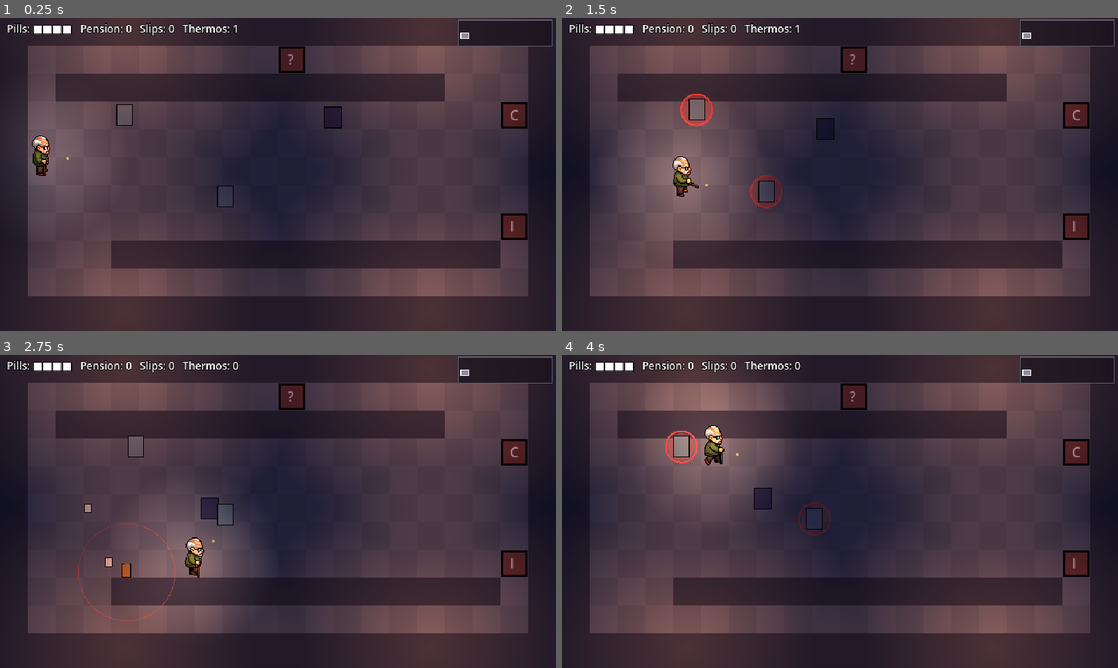
Above: before the commit, frames 1-4 (two rows, left to right).
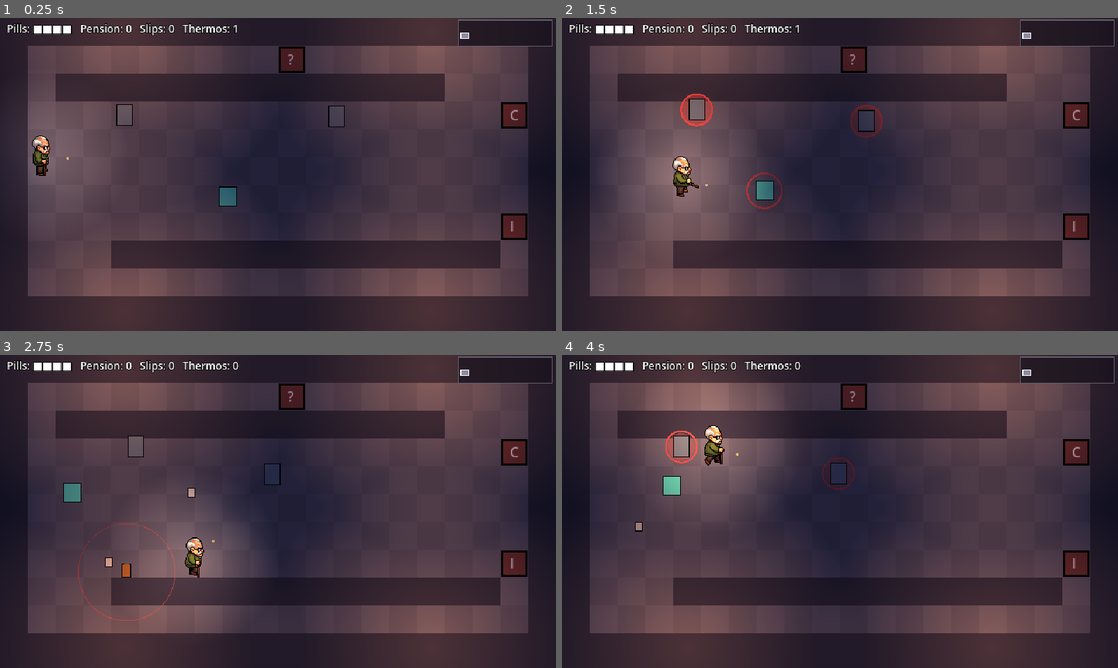
Above: after the commit, the same moments.

Repository: B1nKaTa/game
Game: Godot game, scene res://scenes/floor.tscn
Same seed, same stepped clock (60 frames per second), same inputs: the game is played once before the commit and once after it. This scene is started directly instead of the project's main scene.
Inputs (mouse positions are in pixels of both pictures, inside the frame that each line leads up to):
- Up to frame 1 (0.25 s): no input
- Up to frame 2 (1.5 s): tap Enter (ui_accept) at 0.5, 0.77 s; move the mouse to (962, 158) at 0.52 s; hold D (move_right) 0.53-1.28 s; hold E (interact) 0.53-1.28 s; click (962, 158) at 0.67 s; move the mouse to (728, 190) at 1.27 s; hold S (move_down) from 1.28 s (still down); click (728, 190) at 1.35 s
- Up to frame 3 (2.75 s): tap Enter (ui_accept) at 1.52 s; tap E (interact) at 1.55 s; move the mouse to (333, 442) at 2.02 s; release S (move_down) at 2.03 s; hold D (move_right) from 2.03 s (still down); hold E (interact) from 2.03 s (still down); tap Q (bomb) at 2.1 s
- Up to frame 4 (4 s): move the mouse to (812, 574) at 2.77 s; release D (move_right) at 2.78 s; release E (interact) at 2.78 s; hold W (move_up) 2.78-3.53 s; tap Space (dodge) at 2.85 s; click (812, 574) at 2.92 s; tap Enter (ui_accept) at 3.02, 3.77 s; tap E (interact) at 3.05 s; move the mouse to (1006, 558) at 3.52 s; hold A (move_left) from 3.53 s (still down); hold E (interact) from 3.53 s (still down)

The runs differ from the first frame. In frame 1, 0.5% of the frame differs, in the area x 39-62%, y 28-61%; in frame 2, 0.8%, in the area x 33-58%, y 27-62%; in frame 3, 0.6%; in frame 4, 0.7%.

Commit message:
Add a locked treasure room to every floor
It hangs off a room alone in its layer, so a route choice can't hide it.
One Permission Slip opens the door for good, and the room offers a choice
of three items.

Co-Authored-By: Claude Opus 5.5 <noreply@anthropic.com>

Diff:
--- /dev/null
+++ b/data/rooms/floor_1/treasure_01.tres
@@ -0,0 +1,20 @@
+[gd_resource type="Resource" script_class="RoomLayout" load_steps=2 format=3]
+
+[ext_resource type="Script" path="res://scripts/content/room_layout.gd" id="1"]
+
+[resource]
+script = ExtResource("1")
+room_type = "treasure"
+rows = PackedStringArray(
+"####################",
+"#..................#",
+"#..##..........##..#",
+"#..................#",
+"#..................#",
+"#.......I.I.I......#",
+"#..................#",
+"#..................#",
+"#..##..........##..#",
+"#..................#",
+"####################"
+)
--- /dev/null
+++ b/data/rooms/floor_1/treasure_02.tres
@@ -0,0 +1,20 @@
+[gd_resource type="Resource" script_class="RoomLayout" load_steps=2 format=3]
+
+[ext_resource type="Script" path="res://scripts/content/room_layout.gd" id="1"]
+
+[resource]
+script = ExtResource("1")
+room_type = "treasure"
+rows = PackedStringArray(
+"####################",
+"#..................#",
+"#.....#......#.....#",
+"#.........I........#",
+"#..................#",
+"#............I.....#",
+"#..................#",
+"#.........I........#",
+"#.....#......#.....#",
+"#..................#",
+"####################"
+)
--- a/scripts/content/room_layout.gd
+++ b/scripts/content/room_layout.gd
@@ -7,6 +7,7 @@
 const TYPE_SIDE := "side"
 const TYPE_MINI_BOSS := "mini_boss"
 const TYPE_FLOOR_BOSS := "floor_boss"
+const TYPE_TREASURE := "treasure"
 const WIDTH := 20
 const HEIGHT := 11
 const ENTRY := Vector2i(1, 5)
@@ -14,6 +15,7 @@
 const EXIT_B := Vector2i(18, 7)
 const EXIT_CELLS: Array[Vector2i] = [EXIT_A, EXIT_B]
 const SIDE_DOOR := Vector2i(10, 1)
+const TREASURE_DOOR := Vector2i(10, 9)
 const SIDE_ROOM_SPAWN := Vector2i(2, 5)
 const ALLOWED := "#.EIHTBXC"
 const SYMBOL_WALL := "#"
@@ -26,6 +28,7 @@
 	TYPE_SIDE: {"T": 1},
 	TYPE_MINI_BOSS: {"B": 1},
 	TYPE_FLOOR_BOSS: {"B": 1},
+	TYPE_TREASURE: {"I": 3},
 }
 
 @export var room_type: String = ""
@@ -57,10 +60,10 @@
 	for symbol in required:
 		if cells_of(symbol).size() < required[symbol]:
 			errors.append("needs at least %d '%s'" % [required[symbol], symbol])
-	for anchor in [ENTRY, EXIT_A, EXIT_B, SIDE_DOOR]:
+	for anchor in [ENTRY, EXIT_A, EXIT_B, SIDE_DOOR, TREASURE_DOOR]:
 		if rows[anchor.y][anchor.x] != ".":
 			errors.append("door cell must be floor at %s" % str(anchor))
-	if room_type == TYPE_SIDE and rows[SIDE_ROOM_SPAWN.y][SIDE_ROOM_SPAWN.x] != ".":
+	if room_type in [TYPE_SIDE, TYPE_TREASURE] and rows[SIDE_ROOM_SPAWN.y][SIDE_ROOM_SPAWN.x] != ".":
 		errors.append("side room spawn cell must be floor at %s" % str(SIDE_ROOM_SPAWN))
 	if not errors.is_empty():
 		return errors
@@ -73,7 +76,7 @@
 				errors.append("cell cannot be reached at %s" % str(cell))
 			if MUST_REACH_WITHOUT_BREAKING.contains(rows[y][x]) and not open.has(cell):
 				errors.append("needs a bomb to reach '%s' at %s" % [rows[y][x], str(cell)])
-	for anchor in [EXIT_A, EXIT_B, SIDE_DOOR]:
+	for anchor in [EXIT_A, EXIT_B, SIDE_DOOR, TREASURE_DOOR]:
 		if not open.has(anchor):
 			errors.append("needs a bomb to reach the door at %s" % str(anchor))
 	return errors
--- a/scripts/core/floor_builder.gd
+++ b/scripts/core/floor_builder.gd
@@ -33,6 +33,7 @@
 	map.start_id = 0
 	map.boss_id = previous[0].id
 	_attach_side_rooms(map, picker, rng)
+	_attach_treasure_room(map, picker, rng)
 	return map
 
 
@@ -94,6 +95,24 @@
 		room.side_id = side.id
 
 
+# It only hangs off a room alone in its layer, so choosing a route can never hide it.
+static func _attach_treasure_room(map: FloorMap, picker: _LayoutPicker, rng: RandomNumberGenerator) -> void:
+	var layout := picker.pick(RoomLayout.TYPE_TREASURE)
+	if layout == null:
+		return
+	var in_layer := {}
+	for room in map.main_rooms():
+		in_layer[room.layer] = in_layer.get(room.layer, 0) + 1
+	var options: Array[FloorRoom] = []
+	for room in map.main_rooms():
+		if in_layer[room.layer] == 1 and room.id != map.start_id and room.id != map.boss_id:
+			options.append(room)
+	var parent := options[rng.randi_range(0, options.size() - 1)]
+	var treasure := _add_room(map, parent.layer, RoomLayout.TYPE_TREASURE, layout)
+	treasure.parent_id = parent.id
+	parent.treasure_id = treasure.id
+
+
 class _LayoutPicker:
 	var _by_type: Dictionary
 	var _rng: RandomNumberGenerator
--- a/scripts/core/floor_map.gd
+++ b/scripts/core/floor_map.gd
@@ -13,7 +13,7 @@
 func main_rooms() -> Array[FloorRoom]:
 	var list: Array[FloorRoom] = []
 	for candidate in rooms:
-		if candidate.room_type != RoomLayout.TYPE_SIDE:
+		if not candidate.is_detour():
 			list.append(candidate)
 	return list
 
--- a/scripts/core/floor_progress.gd
+++ b/scripts/core/floor_progress.gd
@@ -17,7 +17,7 @@
 	_visited.append(room_id)
 	_came_from[room_id] = from_id
 	var room := _map.room(room_id)
-	if room.room_type != RoomLayout.TYPE_SIDE:
+	if not room.is_detour():
 		_chosen_in_layer[room.layer] = room_id
 
 
@@ -31,14 +31,14 @@
 
 func is_sealed(room_id: int) -> bool:
 	var room := _map.room(room_id)
-	if room.room_type == RoomLayout.TYPE_SIDE:
+	if room.is_detour():
 		return false
 	return _chosen_in_layer.get(room.layer, room_id) != room_id
 
 
 func previous_of(room_id: int) -> int:
 	var room := _map.room(room_id)
-	if room.room_type == RoomLayout.TYPE_SIDE:
+	if room.is_detour():
 		return room.parent_id
 	return _came_from.get(room_id, -1)
 
@@ -51,13 +51,15 @@
 
 func arrival_cell(to_id: int, from_id: int) -> Vector2i:
 	var to_room := _map.room(to_id)
-	if to_room.room_type == RoomLayout.TYPE_SIDE:
+	if to_room.is_detour():
 		return RoomLayout.SIDE_ROOM_SPAWN
 	if from_id == -1:
 		return RoomLayout.ENTRY
 	var from_room := _map.room(from_id)
 	if from_room.room_type == RoomLayout.TYPE_SIDE:
 		return RoomLayout.SIDE_DOOR
+	if from_room.room_type == RoomLayout.TYPE_TREASURE:
+		return RoomLayout.TREASURE_DOOR
 	if to_room.layer > from_room.layer:
 		return RoomLayout.ENTRY
 	return RoomLayout.EXIT_CELLS[to_room.exits.find(from_id)]
--- a/scripts/core/floor_room.gd
+++ b/scripts/core/floor_room.gd
@@ -7,4 +7,10 @@
 var layout: RoomLayout
 var exits: Array[int] = []
 var side_id: int = -1
+var treasure_id: int = -1
 var parent_id: int = -1
+
+
+# A detour hangs off a room on the route, so entering it never chooses a route.
+func is_detour() -> bool:
+	return room_type == RoomLayout.TYPE_SIDE or room_type == RoomLayout.TYPE_TREASURE
--- a/scripts/scenes/floor_scene.gd
+++ b/scripts/scenes/floor_scene.gd
@@ -58,7 +58,7 @@
 
 func debug_take_first_exit() -> void:
 	var room := _map.room(_current_id)
-	if room.room_type == RoomLayout.TYPE_SIDE:
+	if room.is_detour():
 		_enter_room(room.parent_id)
 	elif not room.exits.is_empty():
 		_enter_room(room.exits[0])
--- a/scripts/ui/floor_map_view.gd
+++ b/scripts/ui/floor_map_view.gd
@@ -10,6 +10,7 @@
 	RoomLayout.TYPE_SIDE: Color("a78bda"),
 	RoomLayout.TYPE_MINI_BOSS: Color("ff9a3c"),
 	RoomLayout.TYPE_FLOOR_BOSS: Color("ffd24a"),
+	RoomLayout.TYPE_TREASURE: Color("67f0d0"),
 }
 const PANEL_COLOR := Color(0.09, 0.07, 0.11, 0.65)
 const BIG_PANEL_COLOR := Color(0.09, 0.07, 0.11, 0.95)
@@ -23,7 +24,7 @@
 const BIG_SPACING := Vector2(60, 46)
 const BIG_ROOM := Vector2(40, 30)
 const BIG_MARGIN := Vector2(38, 58)
-const LEGEND := "C Combat    I Item    H Healing    ? Side room    M Mini boss    B Boss"
+const LEGEND := "C Combat    I Item    H Healing    ? Side room    T Treasure    M Mini boss    B Boss"
 const TITLE := "Floor Map"
 const CLOSE_HINT := "M: Close"
 
@@ -39,6 +40,9 @@
 	if room.room_type == RoomLayout.TYPE_SIDE:
 		var parent := map_position(map, map.room(room.parent_id))
 		return Vector2(parent.x, parent.y - 1.0 if parent.y < 1.0 else parent.y + 1.0)
+	if room.room_type == RoomLayout.TYPE_TREASURE:
+		var parent := map_position(map, map.room(room.parent_id))
+		return Vector2(parent.x, parent.y + 1.0)
 	var in_layer: Array[FloorRoom] = []
 	for candidate in map.main_rooms():
 		if candidate.layer == room.layer:
--- a/scripts/world/door.gd
+++ b/scripts/world/door.gd
@@ -2,16 +2,22 @@
 extends Node2D
 
 signal entered(target_id: int)
+signal key_spent
 
 const ENTER_RADIUS := 18.0
+const KEY_PROMPT := "E: Use Slip"
+const NO_KEY_PROMPT := "Needs a Slip"
 
 var locked := true
 var sealed := false
+var requires_key := false
+var has_key := Callable()
 var _target_id := -1
 var _icon := "?"
 var _player: Node2D
 var _used := false
 var _armed := false
+var _near := false
 
 
 # A door only works after the player has stepped away from it, so arriving on one doesn't bounce them back.
@@ -19,8 +25,12 @@
 	return armed or not in_range
 
 
-static func should_enter(is_locked: bool, is_sealed: bool, used: bool, armed: bool, in_range: bool) -> bool:
-	return armed and in_range and not (is_locked or is_sealed or used)
+static func should_enter(is_locked: bool, is_sealed: bool, needs_key: bool, used: bool, armed: bool, in_range: bool) -> bool:
+	return armed and in_range and not (is_locked or is_sealed or needs_key or used)
+
+
+static func can_spend_key(needs_key: bool, is_locked: bool, in_range: bool, player_has_key: bool) -> bool:
+	return needs_key and not is_locked and in_range and player_has_key
 
 
 func setup(target_id: int, icon: String, player: Node2D) -> void:
@@ -42,15 +52,25 @@
 	queue_redraw()
 	if not is_instance_valid(_player):
 		return
-	var in_range := global_position.distance_to(_player.global_position) <= ENTER_RADIUS
-	_armed = next_armed(_armed, in_range)
-	if should_enter(locked, sealed, _used, _armed, in_range):
+	_near = global_position.distance_to(_player.global_position) <= ENTER_RADIUS
+	_armed = next_armed(_armed, _near)
+	if Input.is_action_just_pressed("interact") and can_spend_key(requires_key, locked, _near, _player_has_key()):
+		requires_key = false
+		key_spent.emit()
+		return
+	if should_enter(locked, sealed, requires_key, _used, _armed, _near):
 		_used = true
 		entered.emit(_target_id)
 
 
+func _player_has_key() -> bool:
+	return has_key.is_valid() and has_key.call()
+
+
 func _draw() -> void:
 	var color := Color("7a3b3b") if locked else Color("c98a3c")
+	if requires_key and not locked:
+		color = Color("5d4a8c")
 	if sealed:
 		color = Color("2c2833")
 	draw_rect(Rect2(-14, -14, 28, 28), color)
@@ -60,3 +80,6 @@
 		draw_line(Vector2(-9, 9), Vector2(9, -9), Color("625e6f"), 2.0)
 		return
 	draw_string(ThemeDB.fallback_font, Vector2(-5, 6), _icon, HORIZONTAL_ALIGNMENT_LEFT, -1, 16, Color.WHITE)
+	if requires_key and not locked and _near:
+		var prompt := KEY_PROMPT if _player_has_key() else NO_KEY_PROMPT
+		draw_string(ThemeDB.fallback_font, Vector2(18, 4), prompt, HORIZONTAL_ALIGNMENT_LEFT, -1, 10, Color("ffd24a"))
--- a/scripts/world/room_rules.gd
+++ b/scripts/world/room_rules.gd
@@ -8,6 +8,7 @@
 	RoomLayout.TYPE_SIDE: "?",
 	RoomLayout.TYPE_MINI_BOSS: "M",
 	RoomLayout.TYPE_FLOOR_BOSS: "B",
+	RoomLayout.TYPE_TREASURE: "T",
 }
 const KEY_NAME := "Permission Slip"
 const BOMB_NAME := "Overheated Thermos"
--- a/scripts/world/room_view.gd
+++ b/scripts/world/room_view.gd
@@ -88,22 +88,37 @@
 	var back_id := _progress.back_target(_room.id)
 	if back_id != -1:
 		_add_door(back_id, BACK_ICON, RoomLayout.ENTRY)
-	if _room.room_type == RoomLayout.TYPE_SIDE:
+	if _room.is_detour():
 		return
 	for i in _room.exits.size():
 		var target := _map.room(_room.exits[i])
 		_add_door(target.id, RoomRules.door_icon(target.room_type), RoomLayout.EXIT_CELLS[i])
 	if _room.side_id != -1:
 		_add_door(_room.side_id, RoomRules.door_icon(RoomLayout.TYPE_SIDE), RoomLayout.SIDE_DOOR)
-
-
-func _add_door(target_id: int, icon: String, cell: Vector2i) -> void:
+	if _room.treasure_id != -1:
+		_add_treasure_door()
+
+
+func _add_treasure_door() -> void:
+	var door := _add_door(_room.treasure_id, RoomRules.door_icon(RoomLayout.TYPE_TREASURE), RoomLayout.TREASURE_DOOR)
+	door.requires_key = true
+	door.has_key = func(): return _run.keys > 0
+	door.key_spent.connect(_on_treasure_door_unlocked)
+
+
+func _on_treasure_door_unlocked() -> void:
+	_run.use_key()
+	doors_opened.emit()
+
+
+func _add_door(target_id: int, icon: String, cell: Vector2i) -> Door:
 	var door := Door.new()
 	door.setup(target_id, icon, _player.feet())
 	door.position = RoomBackdrop.cell_center(cell)
 	door.entered.connect(func(id: int): door_entered.emit(id))
 	add_child(door)
 	_doors.append(door)
+	return door
 
 
 func _create_blocks() -> void:
--- a/tests/test_door.gd
+++ b/tests/test_door.gd
@@ -8,27 +8,39 @@
 
 
 func test_an_armed_open_door_is_entered_when_in_range() -> void:
-	assert_true(Door.should_enter(false, false, false, true, true))
+	assert_true(Door.should_enter(false, false, false, false, true, true))
 
 
 func test_arriving_on_a_door_does_not_enter_it() -> void:
-	assert_false(Door.should_enter(false, false, false, false, true))
+	assert_false(Door.should_enter(false, false, false, false, false, true))
 
 
 func test_a_locked_door_is_not_entered() -> void:
-	assert_false(Door.should_enter(true, false, false, true, true))
+	assert_false(Door.should_enter(true, false, false, false, true, true))
 
 
 func test_a_sealed_door_is_not_entered() -> void:
-	assert_false(Door.should_enter(false, true, false, true, true))
+	assert_false(Door.should_enter(false, true, false, false, true, true))
+
+
+func test_a_door_needing_a_slip_is_not_entered() -> void:
+	assert_false(Door.should_enter(false, false, true, false, true, true))
 
 
 func test_a_used_door_is_not_entered_twice() -> void:
-	assert_false(Door.should_enter(false, false, true, true, true))
+	assert_false(Door.should_enter(false, false, false, true, true, true))
 
 
 func test_out_of_range_is_not_entered() -> void:
-	assert_false(Door.should_enter(false, false, false, true, false))
+	assert_false(Door.should_enter(false, false, false, false, true, false))
+
+
+func test_a_slip_can_only_be_spent_on_an_open_door_in_range() -> void:
+	assert_true(Door.can_spend_key(true, false, true, true))
+	assert_false(Door.can_spend_key(false, false, true, true), "already unlocked")
+	assert_false(Door.can_spend_key(true, true, true, true), "room still in combat")
+	assert_false(Door.can_spend_key(true, false, false, true), "too far away")
+	assert_false(Door.can_spend_key(true, false, true, false), "no slip")
 
 
 func test_rearming_lets_a_door_be_used_after_returning() -> void:
--- a/tests/test_floor_builder.gd
+++ b/tests/test_floor_builder.gd
@@ -96,6 +96,32 @@
 	assert_true(found > 0, "some floors have side rooms")
 
 
+func test_every_floor_has_one_treasure_room_on_every_route() -> void:
+	var pool := _pool()
+	for seed_value in SEEDS:
+		var map := _build(seed_value, pool)
+		var found := 0
+		for room in map.rooms:
+			if room.room_type != RoomLayout.TYPE_TREASURE:
+				continue
+			found += 1
+			assert_true(room.is_detour())
+			var parent := map.room(room.parent_id)
+			assert_eq(parent.treasure_id, room.id)
+			assert_true(parent.id != map.start_id and parent.id != map.boss_id, "seed %d" % seed_value)
+			var in_layer := 0
+			for candidate in map.main_rooms():
+				if candidate.layer == parent.layer:
+					in_layer += 1
+			assert_eq(in_layer, 1, "seed %d: a sealed route could hide it" % seed_value)
+		assert_eq(found, 1, "seed %d" % seed_value)
+
+
+func test_treasure_room_does_not_count_as_a_main_room() -> void:
+	for room in _build(3, _pool()).main_rooms():
+		assert_false(room.is_detour())
+
+
 func test_same_seed_gives_same_floor() -> void:
 	var pool := _pool()
 	var first := _build(99, pool)
--- a/tests/test_floor_map_view.gd
+++ b/tests/test_floor_map_view.gd
@@ -45,6 +45,17 @@
 	assert_eq(FloorMapView.map_position(map, side), Vector2(2, -0.5))
 
 
+func test_treasure_room_sits_opposite_a_side_room() -> void:
+	var map := FloorMap.new()
+	var parent := _add(map, 2, RoomLayout.TYPE_COMBAT)
+	var side := _add(map, 2, RoomLayout.TYPE_SIDE)
+	side.parent_id = parent.id
+	var treasure := _add(map, 2, RoomLayout.TYPE_TREASURE)
+	treasure.parent_id = parent.id
+	assert_eq(FloorMapView.map_position(map, side), Vector2(2, -0.5))
+	assert_eq(FloorMapView.map_position(map, treasure), Vector2(2, 1.5))
+
+
 func test_every_room_type_has_a_color() -> void:
 	for room_type: String in RoomRules.ICONS:
 		assert_true(FloorMapView.ROOM_COLORS.has(room_type), room_type)
--- a/tests/test_floor_progress.gd
+++ b/tests/test_floor_progress.gd
@@ -125,6 +125,31 @@
 	assert_eq(progress.arrival_cell(4, 1), RoomLayout.SIDE_ROOM_SPAWN)
 
 
+func _map_with_treasure() -> FloorMap:
+	var map := _make_map()
+	var treasure := _add(map, 1, RoomLayout.TYPE_TREASURE, [])
+	treasure.parent_id = 1
+	map.room(1).treasure_id = treasure.id
+	return map
+
+
+func test_treasure_room_behaves_like_a_detour() -> void:
+	var progress := FloorProgress.new(_map_with_treasure())
+	progress.enter(0)
+	progress.enter(1, 0)
+	progress.enter(5, 1)
+	assert_false(progress.is_sealed(5))
+	assert_false(progress.is_sealed(1), "entering it doesn't choose a route")
+	assert_eq(progress.back_target(5), 1)
+	assert_eq(progress.previous_of(5), 1)
+
+
+func test_arriving_around_a_treasure_room() -> void:
+	var progress := FloorProgress.new(_map_with_treasure())
+	assert_eq(progress.arrival_cell(5, 1), RoomLayout.SIDE_ROOM_SPAWN)
+	assert_eq(progress.arrival_cell(1, 5), RoomLayout.TREASURE_DOOR)
+
+
 func test_a_built_floor_can_be_walked_forward_and_back_without_dead_ends() -> void:
 	var pool := RoomCatalog.load_valid("res://data/rooms/floor_1/")
 	for seed_value in 50:
--- a/tests/test_room_layouts.gd
+++ b/tests/test_room_layouts.gd
@@ -55,6 +55,16 @@
 	assert_true(_layout(RoomLayout.TYPE_SIDE, empty).validate().size() > 0)
 	assert_true(_layout(RoomLayout.TYPE_MINI_BOSS, empty).validate().size() > 0)
 	assert_true(_layout(RoomLayout.TYPE_FLOOR_BOSS, empty).validate().size() > 0)
+	assert_true(_layout(RoomLayout.TYPE_TREASURE, empty).validate().size() > 0)
+
+
+func test_treasure_door_cell_must_be_floor_and_reachable() -> void:
+	var rows := _open_rows("#.......E..E.......#")
+	rows[9] = "#.........#........#"
+	assert_true(_layout(RoomLayout.TYPE_COMBAT, rows).validate().size() > 0)
+	rows[9] = "#........X.X.......#"
+	rows[8] = "#.........X........#"
+	assert_true(_layout(RoomLayout.TYPE_COMBAT, rows).validate().size() > 0, "blocked by breakable blocks")
 
 
 func test_unknown_type_fails() -> void:
@@ -71,7 +81,7 @@
 		count += 1
 		var layout: RoomLayout = load(DIR + name)
 		assert_eq(layout.validate().size(), 0, "%s: %s" % [name, str(layout.validate())])
-	assert_eq(count, 17)
+	assert_eq(count, 19)
 
 
 func test_catalog_meets_the_spec_counts() -> void:
@@ -84,6 +94,7 @@
 	assert_eq(counts.get(RoomLayout.TYPE_SIDE, 0), 2)
 	assert_eq(counts.get(RoomLayout.TYPE_MINI_BOSS, 0), 1)
 	assert_eq(counts.get(RoomLayout.TYPE_FLOOR_BOSS, 0), 1)
+	assert_eq(counts.get(RoomLayout.TYPE_TREASURE, 0), 2)
 
 
 func test_nearest_floor_cell_keeps_a_floor_cell() -> void:
